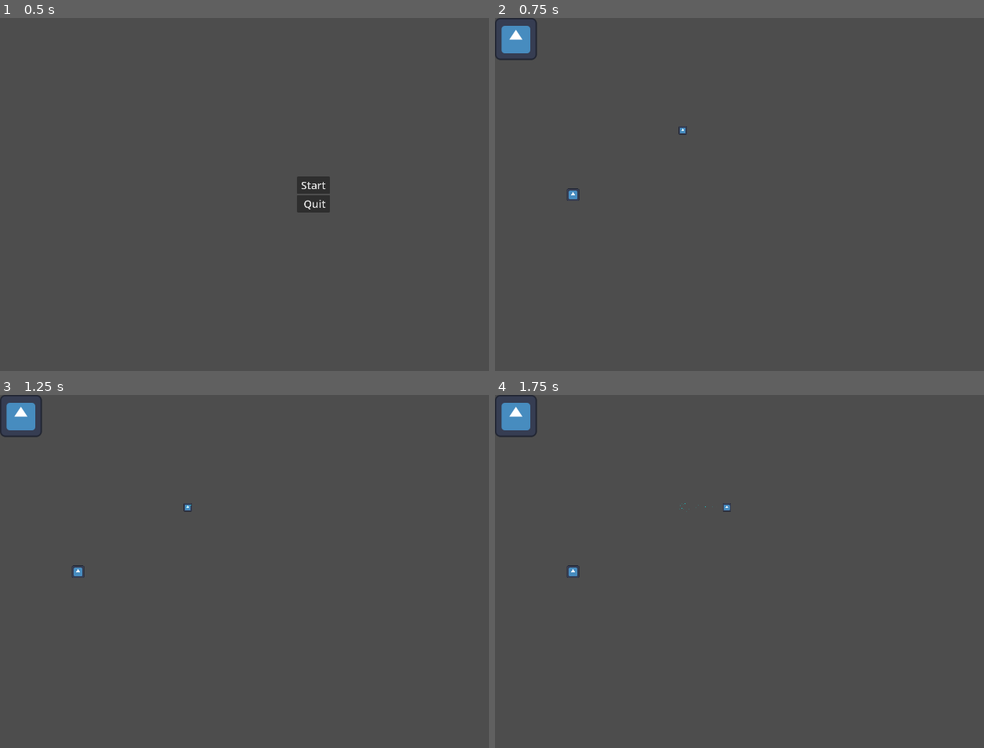
Above: before the commit, frames 1-4 (two rows, left to right).
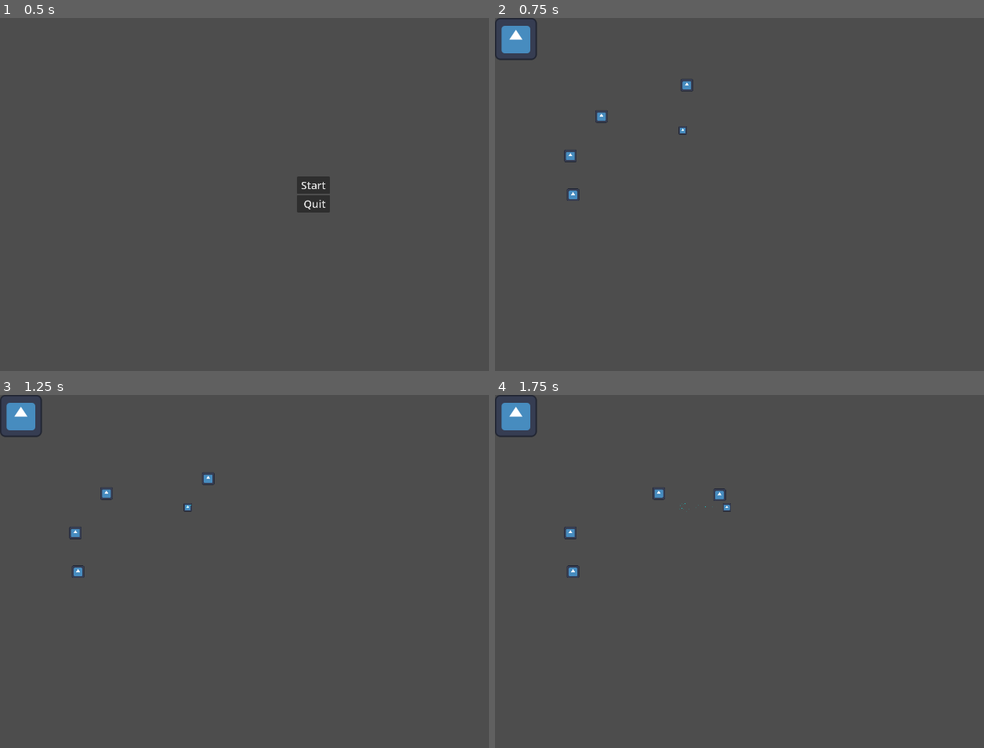
Above: after the commit, the same moments.

Repository: Iroguin/critter_capture
Game: Godot game, scene res://scenes/main_menu.tscn
Same seed, same stepped clock (60 frames per second), same inputs: the game is played once before the commit and once after it. The engine's default icon, where the game draws it, is replaced by a stand-in: a white triangle on a blue panel in a dark square.
Inputs (mouse positions are in pixels of both pictures, inside the frame that each line leads up to):
- Up to frame 1 (0.5 s): no input
- Up to frame 2 (0.75 s): click "Start" at 0.5 s
- Up to frame 3 (1.25 s): no input
- Up to frame 4 (1.75 s): tap Enter (ui_accept) at 1.25, 1.35, 1.52 s; move the mouse to (944, 553) at 1.27 s; hold Right (ui_right) from 1.28 s (still down)

Frame 1 is identical in both runs. In frame 2, 0.2% of the frame differs, in the area x 14-41%, y 17-41%; in frame 3, 0.2%; in frame 4, 0.2%, in the area x 14-48%, y 26-41%.

Commit message:
added different enemy movements

Diff:
--- a/scenes/basic_enemy.gd
+++ b/scenes/basic_enemy.gd
@@ -1,11 +1,13 @@
 extends Enemy
 
-var x_val = self.pos.x
-var y_val = self.pos.y
+var x_val = self.position.x
+var y_val = self.position.y
 var screen_width = get_viewport_rect().size.x
 var screen_height = get_viewport_rect().size.y
 
 func _process(delta: float) -> void:
+	velocity.x = 100
+	velocity.y = 100
 	if is_on_wall():
 		if x_val >= screen_width or x_val <= 0:
 			velocity.x = move_speed*-1
--- /dev/null
+++ b/scenes/enemy_three.gd
@@ -0,0 +1,26 @@
+extends Enemy
+
+var x_val = self.position.x
+var y_val = self.position.y
+var screen_width = get_viewport_rect().size.x
+var screen_height = get_viewport_rect().size.y
+
+var center = Vector2(screen_width/2, screen_height/2)
+var radius = 60
+var theta = 0
+
+var suuri = true
+
+func _physics_process(delta: float) -> void:
+	if suuri:
+		radius += 10*delta
+	else:
+		radius -= 10*delta
+
+	theta = 10*delta
+
+	var new_position = center + Vector2(cos(theta), sin(theta))*radius
+
+	if x_val >= screen_width or x_val <= 0 or y_val >= screen_height or y_val <= 0:
+		suuri != suuri
+	move_and_slide()
--- /dev/null
+++ b/scenes/enemy_three.tscn
@@ -0,0 +1,7 @@
+[gd_scene format=3 uid="uid://pylkxuqda8jr"]
+
+[ext_resource type="PackedScene" uid="uid://bk2ordj7aedu3" path="res://scenes/enemy.tscn" id="1_u1js2"]
+[ext_resource type="Script" uid="uid://d35u6m6bx53is" path="res://scenes/enemy_three.gd" id="2_8iwve"]
+
+[node name="Enemy" unique_id=481933772 instance=ExtResource("1_u1js2")]
+script = ExtResource("2_8iwve")
--- a/scenes/main_game.tscn
+++ b/scenes/main_game.tscn
@@ -3,7 +3,10 @@
 [ext_resource type="Texture2D" uid="uid://crx7n17b4wqus" path="res://icon.svg" id="1_s3esy"]
 [ext_resource type="PackedScene" uid="uid://be3fcm8xy7d0s" path="res://scenes/main_character.tscn" id="2_72e8q"]
 [ext_resource type="PackedScene" uid="uid://bk2ordj7aedu3" path="res://scenes/enemy.tscn" id="3_d2op2"]
-[ext_resource type="PackedScene" uid="uid://6dbwplu5fjlk" path="res://scenes/pause_menu.tscn" id="4_0rdsr"]
+[ext_resource type="PackedScene" path="res://scenes/pause_menu.tscn" id="4_0rdsr"]
+[ext_resource type="PackedScene" uid="uid://cmppsxkjtonhy" path="res://scenes/basic_enemy.tscn" id="5_wi4c7"]
+[ext_resource type="PackedScene" uid="uid://dn02x44wlvgmo" path="res://scenes/enemy_too.tscn" id="6_70vka"]
+[ext_resource type="PackedScene" uid="uid://pylkxuqda8jr" path="res://scenes/enemy_three.tscn" id="7_2l77h"]
 
 [node name="Main_Game" type="Node2D" unique_id=744680119]
 
@@ -19,4 +22,13 @@
 
 [node name="Pause_Menu" parent="." unique_id=1157981104 instance=ExtResource("4_0rdsr")]
 
+[node name="basic_enemy" parent="." unique_id=77565977 instance=ExtResource("5_wi4c7")]
+position = Vector2(571, 189)
+
+[node name="enemy_too" parent="." unique_id=1442419849 instance=ExtResource("6_70vka")]
+position = Vector2(326, 301)
+
+[node name="enemy_three" parent="." unique_id=2087995049 instance=ExtResource("7_2l77h")]
+position = Vector2(231, 422)
+
 [connection signal="movement_mode_changed" from="Pause_Menu" to="main_character" method="_on_pause_menu_movement_mode_changed"]
--- a/scripts/enemy_too.gd
+++ b/scripts/enemy_too.gd
@@ -1,25 +1,12 @@
 extends Enemy
 
+var player = null
 
-const SPEED = 300.0
-const JUMP_VELOCITY = -400.0
-
+func _ready() -> void:
+	player = get_tree().get_nodes_in_group("player")[0]
 
 func _physics_process(delta: float) -> void:
-	# Add the gravity.
-	if not is_on_floor():
-		velocity += get_gravity() * delta
-
-	# Handle jump.
-	if Input.is_action_just_pressed("ui_accept") and is_on_floor():
-		velocity.y = JUMP_VELOCITY
-
-	# Get the input direction and handle the movement/deceleration.
-	# As good practice, you should replace UI actions with custom gameplay actions.
-	var direction := Input.get_axis("ui_left", "ui_right")
-	if direction:
-		velocity.x = direction * SPEED
-	else:
-		velocity.x = move_toward(velocity.x, 0, SPEED)
-
+	var player_velocity = player.velocity*1.3
+	velocity = player_velocity
 	move_and_slide()
+	print(player)
Not shown, added: scenes/enemy_three.gd.uid
